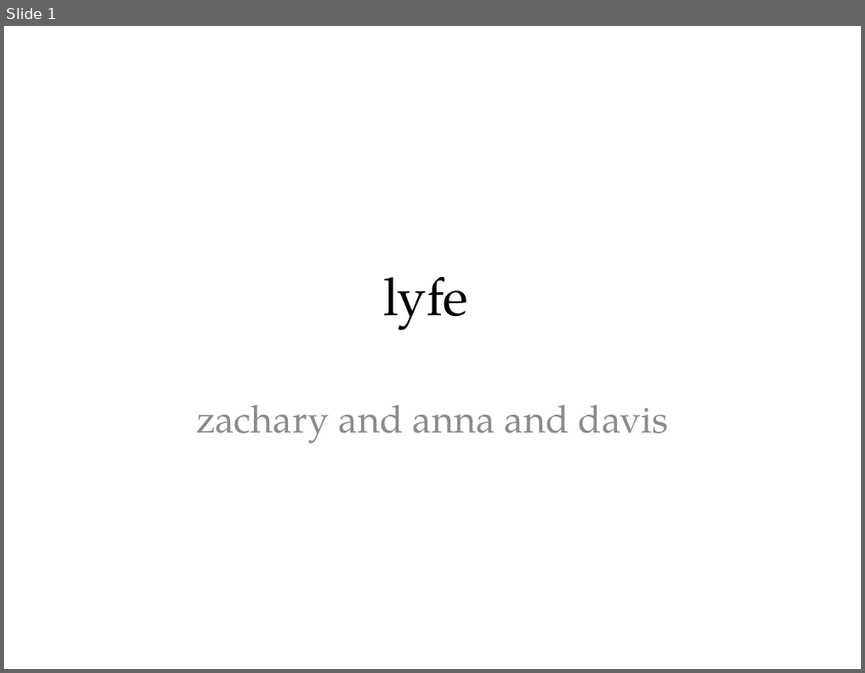
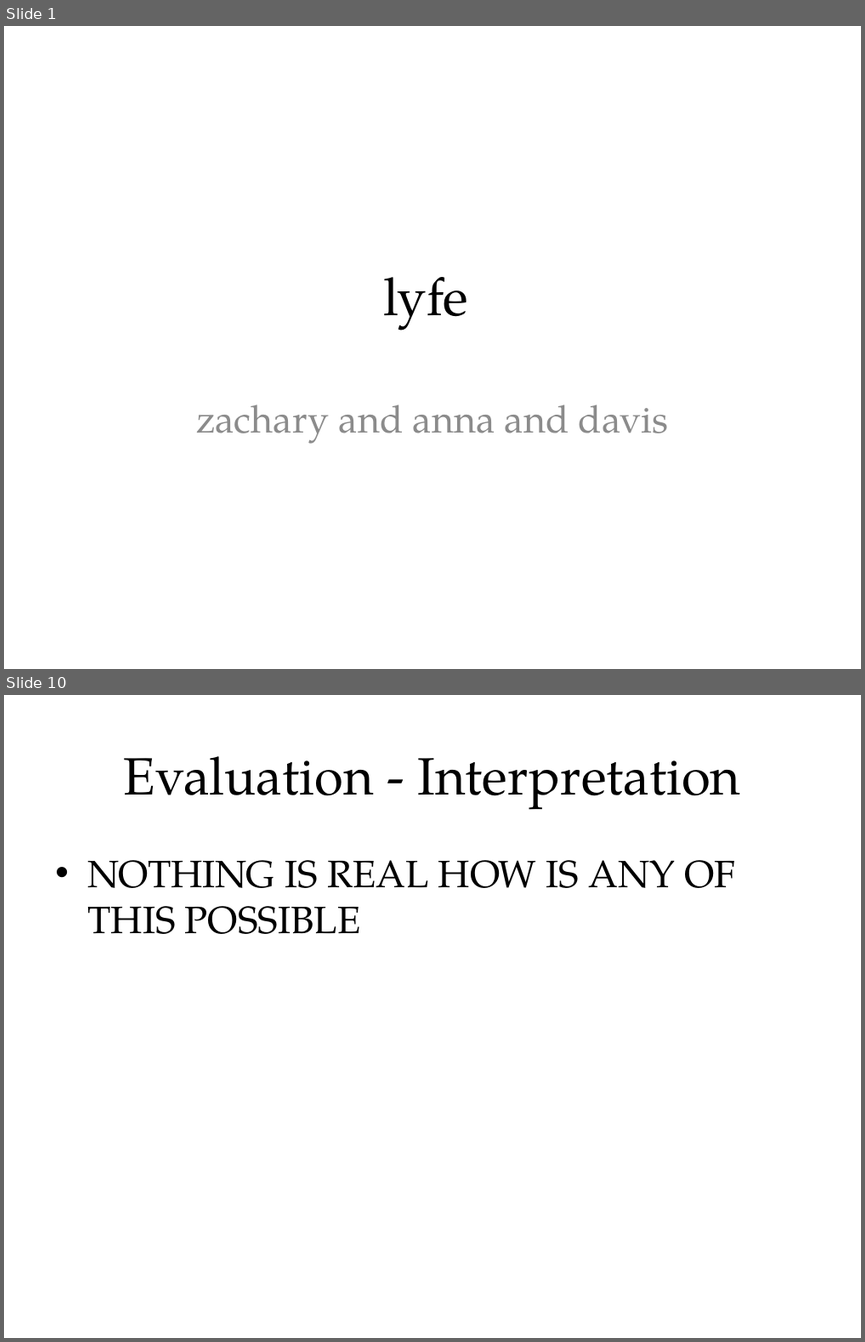
Before and after one commit to blinderm/game-of-life, a slide deck: presentation/CSC213_presentation.pptx. Shown one above the other, each under a label of ours: slide 1 before the commit, slides 1 and 10 after it; the slides between them are not shown. The pictures are 865x673 and 865x1342 pixels, drawn with LibreOffice and Linux fonts; fonts in the diff are those of the drawing. Boxes give left, top, right and bottom in pixels: in the first picture for what was removed or moved away, otherwise in the second. Text is boxed around its words. In the diff, an @@ line names an element or a change of style, - is before the commit and + after.

```diff
--- a/presentation/CSC213_presentation.pptx
+++ b/presentation/CSC213_presentation.pptx
@@ slide 10 added at (x1=4, y1=695, x2=861, y2=1338), background #FFFFFF @@
@@ title added at (x1=124, y1=756, x2=740, y2=810), 44 pt, text #000000 @@
+Evaluation - Interpretation
@@ text added at (x1=87, y1=860, x2=735, y2=934), 32 pt, text #000000 @@
+• NOTHING IS REAL HOW IS ANY OF THIS POSSIBLE
```
Also in this commit, not shown: 6 slides changed, 3 other slides added, 1 slide removed, 6 other files.
